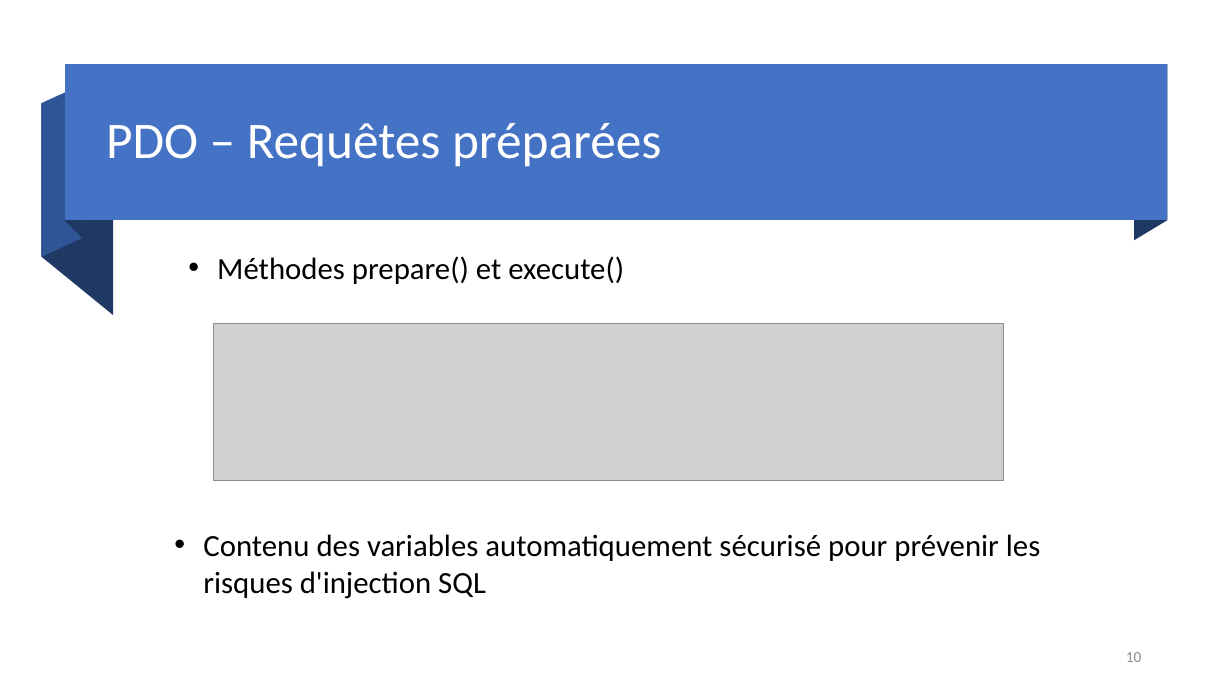
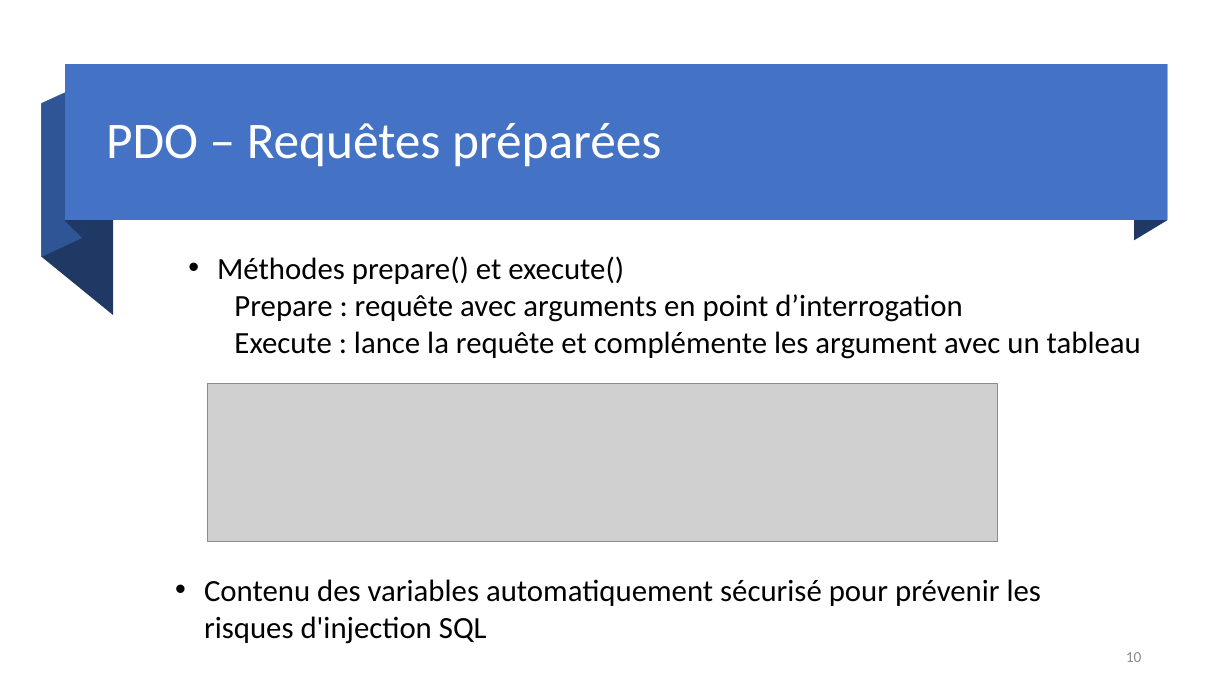
Before and after one commit to DylanMielot/FormationFormateur, a slide deck: slide 10 of Formation de formateur.pptx. Drawn at 1232x693 pixels with LibreOffice and Linux fonts; fonts in the diff are those of the drawing; grey boxes stand for pictures. Boxes give left, top, right and bottom in pixels: in the first picture for what was removed or moved away, otherwise in the second. Text is boxed around its words. In the diff, an @@ line names an element or a change of style, - is before the commit and + after.

```diff
--- a/Formation de formateur.pptx
+++ b/Formation de formateur.pptx
@@ text at bbox=[234, 294, 1141, 359]: paragraphs added @@
+  Prepare : requête avec arguments en point d’interrogation
+  Execute : lance la requête et complémente les argument avec un tableau
@@ picture: place and size @@
-picture at bbox=[213, 323, 1004, 481]
+picture at bbox=[207, 384, 997, 542]
@@ text "Contenu des variables automatiquement sécurisé ...": place and size @@
-text "Contenu des variables automatiquement sécurisé ..." at bbox=[203, 534, 1040, 599]
+text "Contenu des variables automatiquement sécurisé ..." at bbox=[204, 579, 1041, 644]
```
Also in this commit, not shown: 13 other slides changed, 1 slide added, 2 slides removed, 1 other file.
